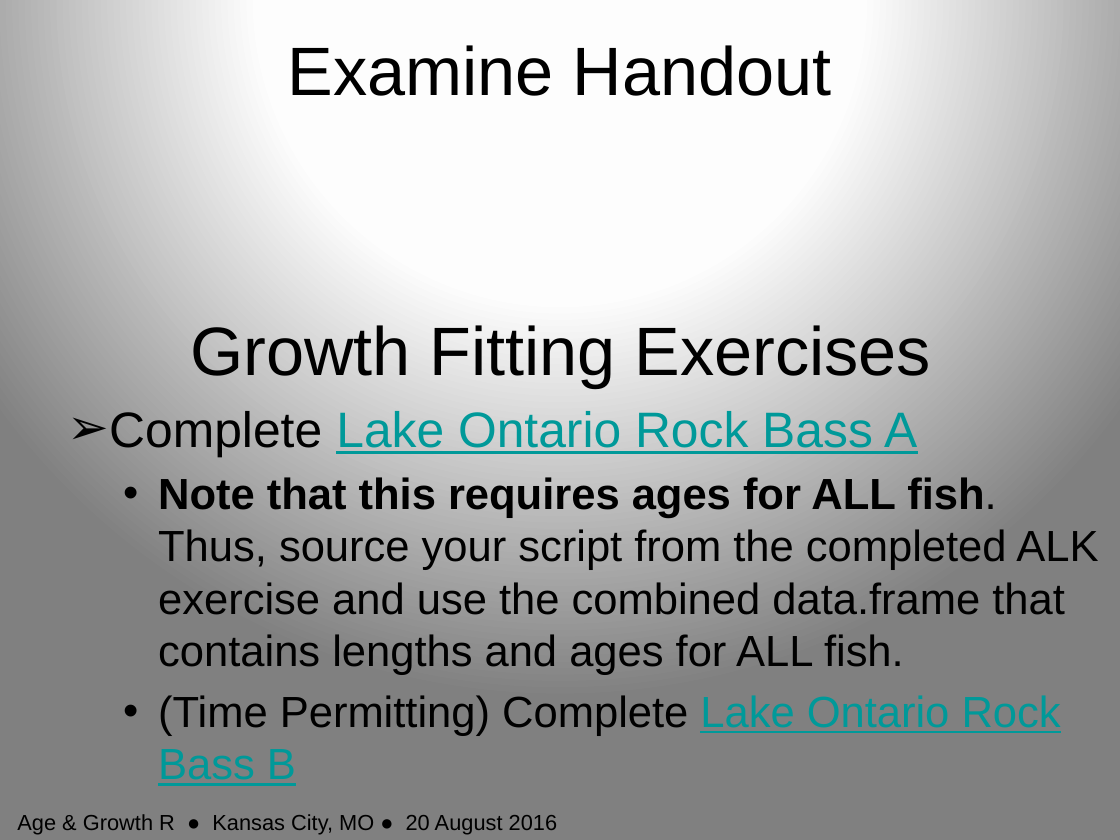
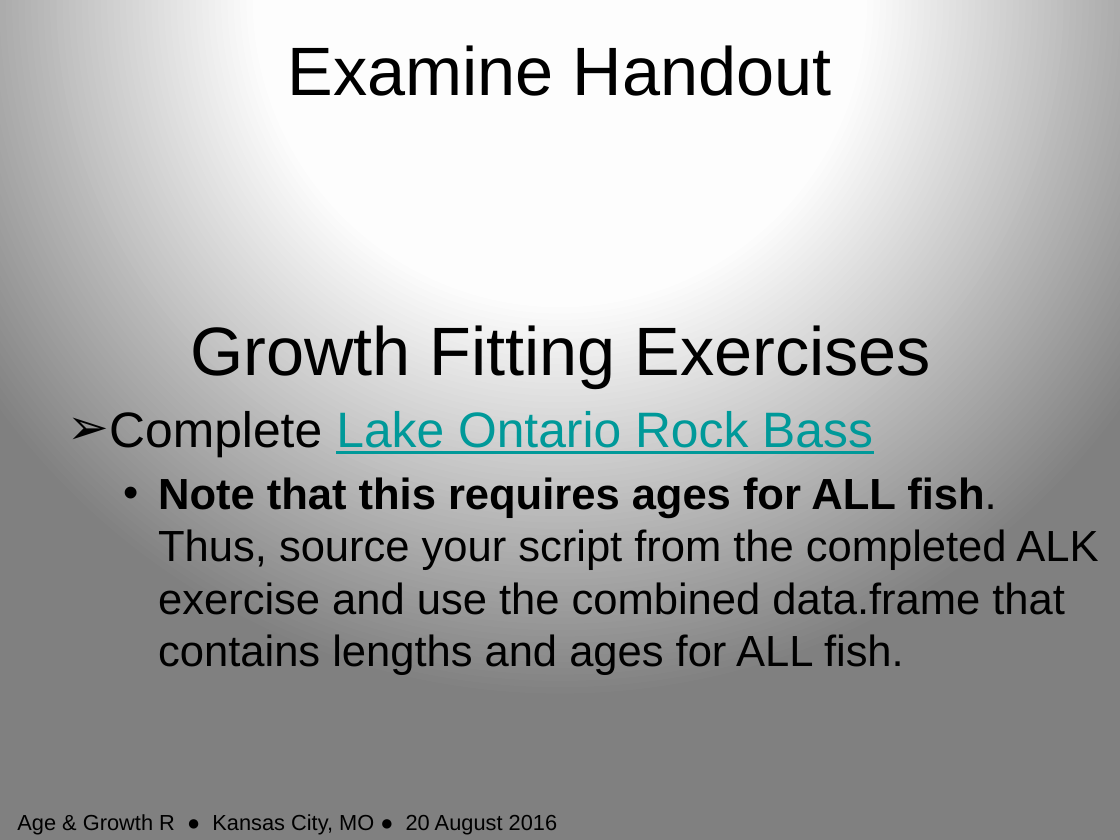
Before and after one commit to anhnguyendepocen/RCourseKC2016, a slide deck: slide 12 of Slides/Growth_Single.pptx (slide 7 before the commit). Drawn at 1120x840 pixels with LibreOffice and Linux fonts; fonts in the diff are those of the drawing. Boxes give left, top, right and bottom in pixels: in the first picture for what was removed or moved away, otherwise in the second. Text is boxed around its words. In the diff, an @@ line names an element or a change of style, - is before the commit and + after.

Commit message:
Updated slides and handouts

```diff
--- a/Slides/Growth_Single.pptx
+++ b/Slides/Growth_Single.pptx
@@ text at [109,411,873,457]: text changed @@
-➢ Complete Lake Ontario Rock Bass A
+➢ Complete Lake Ontario Rock Bass
@@ text at [158,695,1061,786]: paragraph removed @@
-  • (Time Permitting) Complete Lake Ontario Rock Bass B
```
Also in this commit, not shown: 2 other slides changed, 6 slides added, 1 slide removed, 23 other files.
